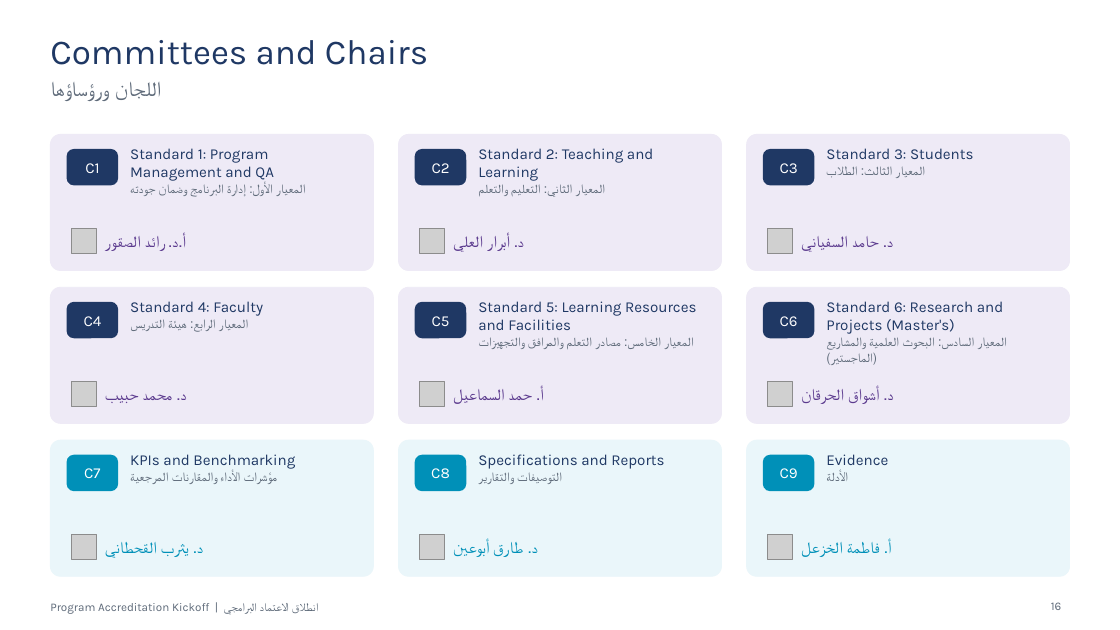
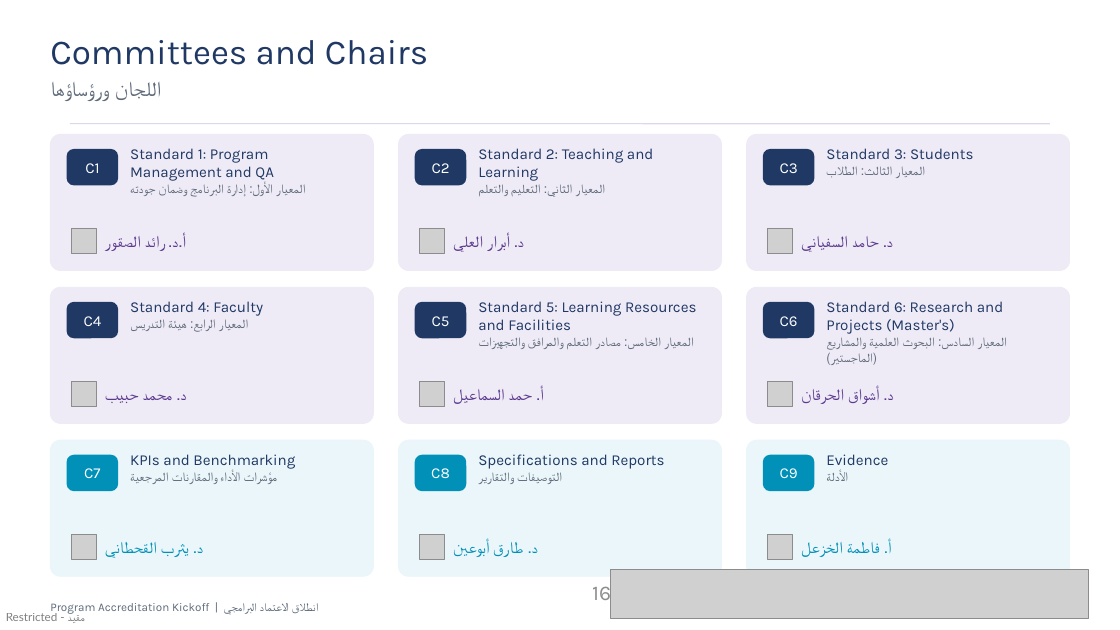
Before and after one commit to Nahlah/Test, a slide deck: slide 16 of عرض_انطلاق_الاعتماد/عرض_انطلاق_الاعتماد_البرامجي.pptx. Drawn at 1120x630 pixels with LibreOffice and Linux fonts; fonts in the diff are those of the drawing; grey boxes stand for pictures; background and template pictures are left out. Boxes give left, top, right and bottom in pixels: in the first picture for what was removed or moved away, otherwise in the second. Text is boxed around its words. In the diff, an @@ line names an element or a change of style, - is before the commit and + after.

```diff
--- a/عرض_انطلاق_الاعتماد/عرض_انطلاق_الاعتماد_البرامجي.pptx
+++ b/عرض_انطلاق_الاعتماد/عرض_انطلاق_الاعتماد_البرامجي.pptx
@@ line added from (70, 124) to (1050, 124), #DED6EA 1 pt @@
@@ page number added at [592, 581, 611, 606], 18 pt, text #8D8D8D @@
+16
@@ picture added at [610, 570, 1088, 618] @@
@@ text added at [6, 612, 85, 623], 10 pt, text #000000 at 50% opacity @@
+Restricted - مقيد
```
Also in this commit, not shown: 19 other slides changed, 2 slides added, 3 slides removed, 1 other file.
